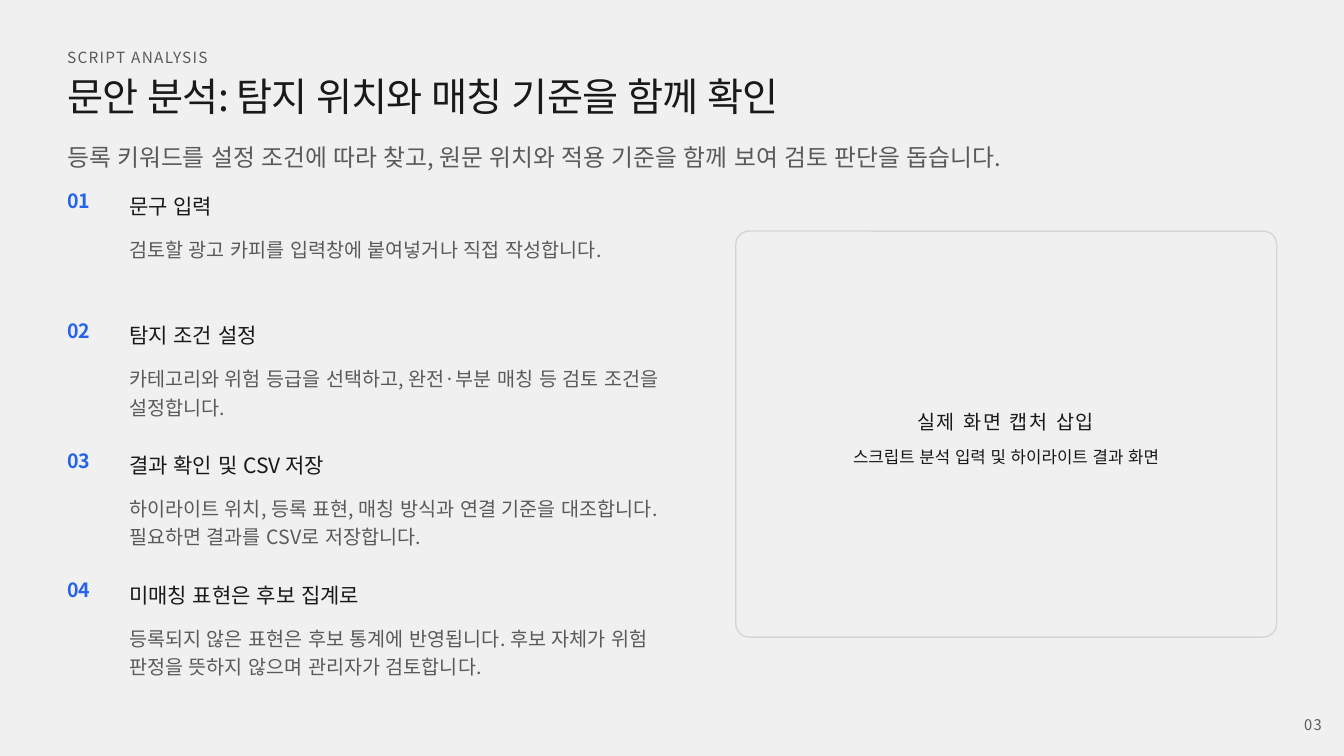
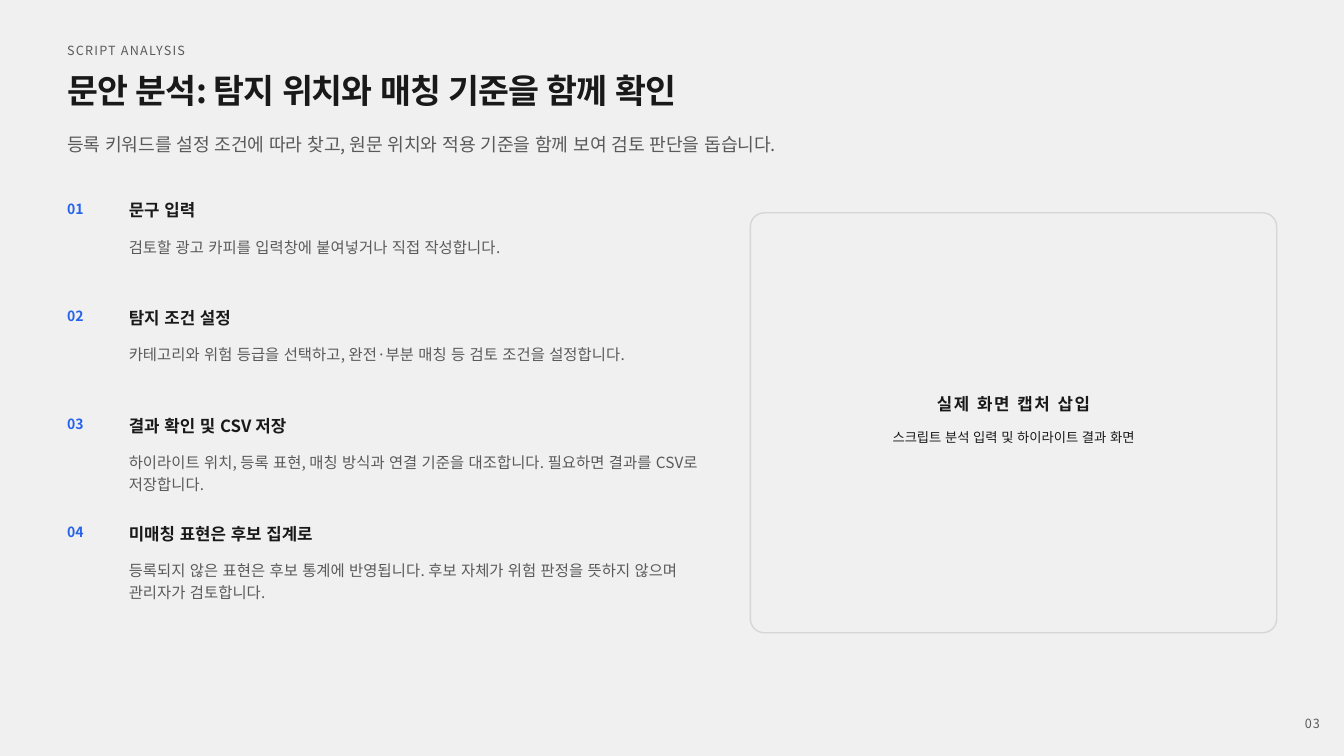
Before and after one commit to rlawlsgura-stack/keyword-risk-analyzer, a slide deck: slide 3 of docs/portfolio/keyword-risk-analyzer-blue-template-style.pptx. Drawn at 1344x756 pixels with LibreOffice and Linux fonts; fonts in the diff are those of the drawing; background and template pictures are left out. Boxes give left, top, right and bottom in pixels: in the first picture for what was removed or moved away, otherwise in the second. Text is boxed around its words. In the diff, an @@ line names an element or a change of style, - is before the commit and + after.

Commit message:
docs: standardize portfolio deck typography and layout

```diff
--- a/docs/portfolio/keyword-risk-analyzer-blue-template-style.pptx
+++ b/docs/portfolio/keyword-risk-analyzer-blue-template-style.pptx
@@ text "SCRIPT ANALYSIS" at (67,45,185,55): size 11 to 9 pt @@
@@ text "문안 분석: 탐지 위치와 매칭 ..." at (67,74,676,106): size 28 to 24 pt, bold on @@
@@ text "등록 키워드를 설정 조건에 따라 ...": place and size @@
-text "등록 키워드를 설정 조건에 따라 ..." at (67,146,1001,170)
+text "등록 키워드를 설정 조건에 따라 ..." at (67,136,775,154)
@@ text "등록 키워드를 설정 조건에 따라 ..." at (67,136,775,154): size 17 to 13 pt @@
@@ text "01": place and size @@
-text "01" at (67,193,90,209)
+text "01" at (67,203,83,214)
@@ rounded rectangle: place and size @@
-rounded rectangle at (736,231,1277,637)
+rounded rectangle at (750,213,1276,633)
@@ text "02": place and size @@
-text "02" at (67,323,90,339)
+text "02" at (67,310,83,321)
@@ text "탐지 조건 설정": place and size @@
-text "탐지 조건 설정" at (129,325,257,345)
+text "탐지 조건 설정" at (129,310,231,326)
@@ text "카테고리와 위험 등급을 선택하고, 완전·부분 ...": place and size @@
-text "카테고리와 위험 등급을 선택하고, 완전·부분 ..." at (129,369,658,417)
+text "카테고리와 위험 등급을 선택하고, 완전·부분 ..." at (129,347,625,363)
@@ text "실제 화면 캡처 삽입": place and size @@
-text "실제 화면 캡처 삽입" at (917,412,1094,431)
+text "실제 화면 캡처 삽입" at (937,396,1090,412)
@@ text "실제 화면 캡처 삽입" at (937,396,1090,412): size 14 to 12 pt, bold on; alignment left to centre @@
@@ text "03": place and size @@
-text "03" at (67,453,90,469)
+text "03" at (67,418,83,429)
@@ text "결과 확인 및 CSV 저장": place and size @@
-text "결과 확인 및 CSV 저장" at (129,455,324,475)
+text "결과 확인 및 CSV 저장" at (129,418,286,434)
@@ text "스크립트 분석 입력 및 하이라이트 ...": place and size @@
-text "스크립트 분석 입력 및 하이라이트 ..." at (853,449,1159,465)
+text "스크립트 분석 입력 및 하이라이트 ..." at (893,431,1134,443)
@@ text "스크립트 분석 입력 및 하이라이트 ..." at (893,431,1134,443): size 12 to 9.5 pt; alignment left to centre @@
@@ text "하이라이트 위치, 등록 표현, 매칭 ...": place and size @@
-text "하이라이트 위치, 등록 표현, 매칭 ..." at (129,499,657,546)
+text "하이라이트 위치, 등록 표현, 매칭 ..." at (129,455,698,491)
@@ size 14 to 10 pt in 4 elements at (67,203,83,214), (67,310,83,321), (67,418,83,429), (67,526,83,537) @@
@@ text "04": place and size @@
-text "04" at (67,582,90,598)
+text "04" at (67,526,83,537)
@@ size 15 to 12 pt, bold on in 4 elements at (129,202,195,218), (129,310,231,326), (129,418,286,434), (129,526,312,542) @@
@@ text "미매칭 표현은 후보 집계로": place and size @@
-text "미매칭 표현은 후보 집계로" at (129,585,359,605)
+text "미매칭 표현은 후보 집계로" at (129,526,312,542)
@@ size 14 to 11 pt in 4 elements at (129,240,501,254), (129,347,625,363), (129,455,698,491), (129,563,678,599) @@
@@ text "등록되지 않은 표현은 후보 통계에 ...": place and size @@
-text "등록되지 않은 표현은 후보 통계에 ..." at (129,629,647,676)
+text "등록되지 않은 표현은 후보 통계에 ..." at (129,563,678,599)
@@ text "03" at (1305,718,1320,728): size 10.5 to 9 pt @@
```
Also in this commit, not shown: 9 other slides changed, 1 other file.
